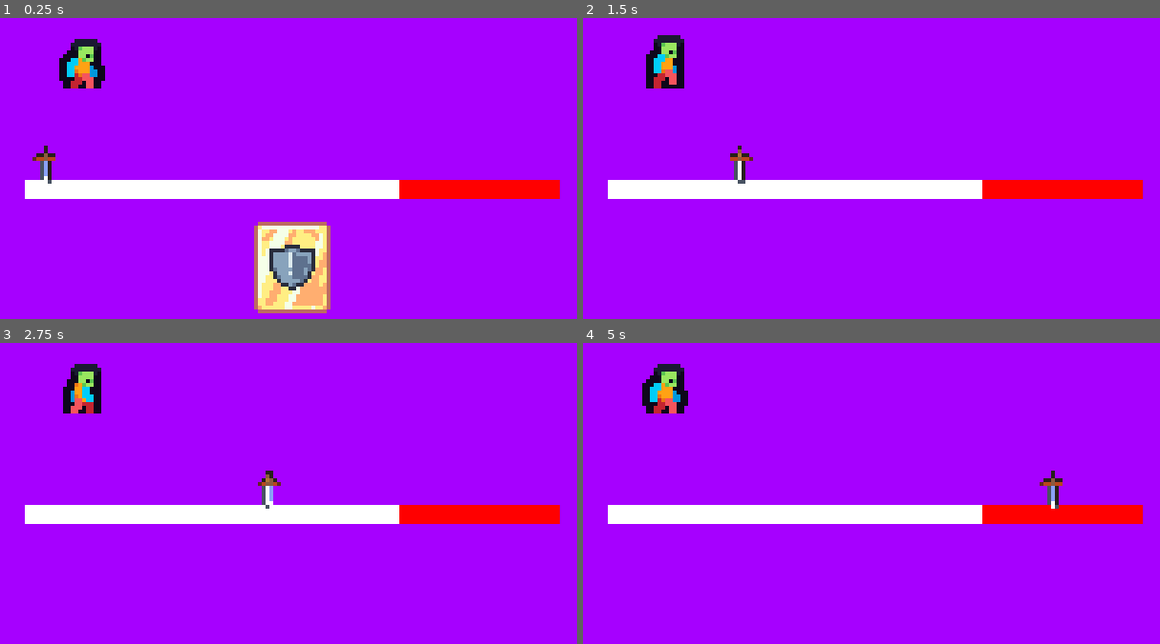
Above: before the commit, frames 1-4 (two rows, left to right).
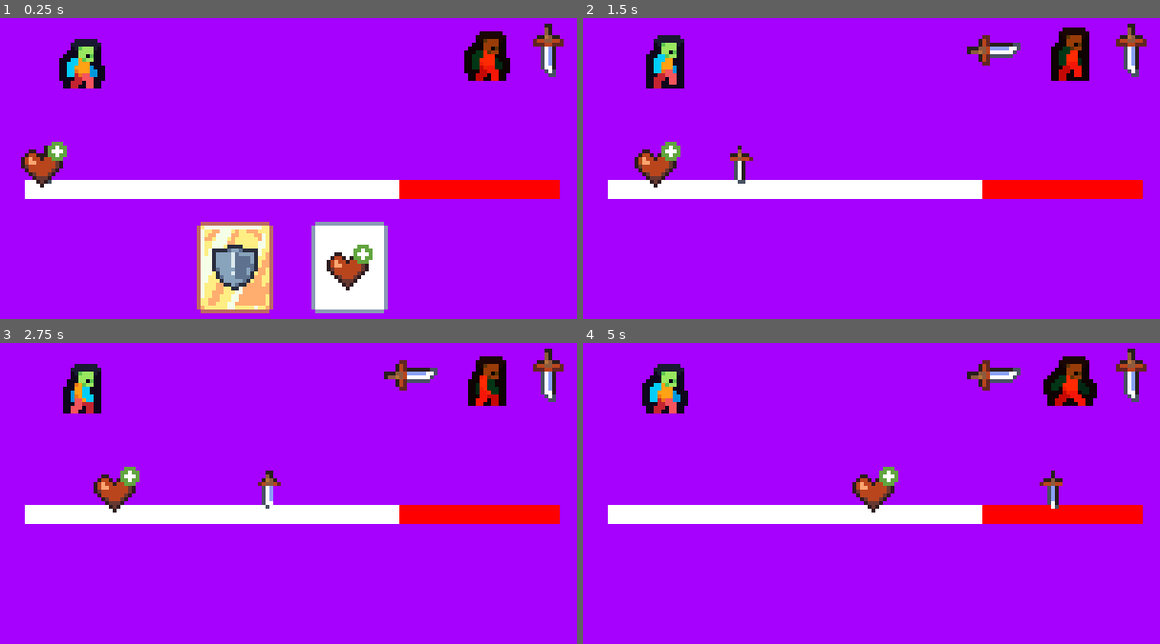
Above: after the commit, the same moments.

Repository: JohnathanRH/GBJAM
Game: Godot game, scene res://screens/main_game.tscn
Same seed, same stepped clock (60 frames per second), same inputs: the game is played once before the commit and once after it.
Inputs:
- Up to frame 1 (0.25 s): no input
- Up to frame 2 (1.5 s): tap Enter (A) at 0.5, 1.35 s; hold D (pad_right) 0.53-1.28 s; hold Enter (A) 0.53-1.28 s; hold S (pad_down) from 1.28 s (still down)
- Up to frame 3 (2.75 s): release S (pad_down) at 2.03 s; hold D (pad_right) from 2.03 s (still down); hold Enter (A) from 2.03 s (still down)
- Up to frame 4 (5 s): release D (pad_right) at 2.78 s; release Enter (A) at 2.78 s; hold W (pad_up) 2.78-3.53 s; tap Enter (A) at 2.85, 4.35 s; hold Enter (A) 3.53-4.28 s; hold A (pad_left) from 3.53 s (still down)

The runs differ from the first frame. In frame 1, 12% of the frame differs, in the area x 3-98%, y 1-99%; in frame 2, 2.7%; in frame 3, 2.6%; in frame 4, 2.9%.

Commit message:
Gauge rewind & Steady aim
Gauge can now be rewind

Diff:
--- a/wild-west/common/classes/entities.gd
+++ b/wild-west/common/classes/entities.gd
@@ -13,13 +13,14 @@
 var gauge_filled: float = 0.0
 var under_influence: Dictionary[String, LingeringBullet]
 var vulnerable: bool = false
+var tweener: GaugeTween
 
 signal set_fill_speed(scale)
 signal damage_received
 signal dead(entity: Entity)
 
 func _init() -> void:
-	var tweener: GaugeTween = GaugeTween.new()
+	tweener = GaugeTween.new()
 	add_child(tweener)
 	add_to_group("entities")
 
@@ -55,3 +56,9 @@
 	if hp <= 0:
 		dead.emit(self)
 		death()
+
+func rewind_gauge(gauge_value: float)  -> void:
+	tweener.rewind_gauge(gauge_value)
+
+func reset_gauge() -> void:
+	tweener.reset_gauge()
--- a/wild-west/common/gauge_fill/gauge_tween.gd
+++ b/wild-west/common/gauge_fill/gauge_tween.gd
@@ -12,11 +12,20 @@
 func fill_gauge() -> void:
 	var max_gauge: float = entity.max_gauge
 	var duration: float = entity.entity_resource.gauge_duration
-	gauge_tween = create_tween()
-	gauge_tween.finished.connect(reset_gauge)
-	gauge_tween.finished.connect(entity.fire_bullet)
-	gauge_tween.tween_property(entity, "gauge_filled", max_gauge, duration)
-	gauge_tween.set_trans(Tween.TRANS_LINEAR)
+
+	gauge_tween = create_gauge_tweener(duration)
+	gauge_tween.play()
+
+func rewind_gauge(value: float) -> void:
+	var duration: float = entity.entity_resource.gauge_duration
+	var remaining_time: float = duration - gauge_tween.get_total_elapsed_time()
+	if entity is Enemy:
+		print(remaining_time)
+	if gauge_tween:
+		gauge_tween.kill()
+
+	entity.gauge_filled = value
+	gauge_tween = create_gauge_tweener(remaining_time)
 	gauge_tween.play()
 
 func reset_gauge() -> void:
@@ -28,3 +37,12 @@
 func set_fill_speed(scale: float):
 	if gauge_tween.is_valid():
 		gauge_tween.set_speed_scale(scale)
+
+func create_gauge_tweener(duration: float) -> Tween:
+	var max_gauge = entity.max_gauge
+	var tween = create_tween()
+	tween.finished.connect(reset_gauge)
+	tween.finished.connect(entity.fire_bullet)
+	tween.tween_property(entity, "gauge_filled", max_gauge, duration)
+	tween.set_trans(Tween.TRANS_LINEAR)
+	return tween
--- a/wild-west/entities/enemy/test_yeehaw.tres
+++ b/wild-west/entities/enemy/test_yeehaw.tres
@@ -7,8 +7,7 @@
 [resource]
 script = ExtResource("1_7hicu")
 intents = Array[PackedScene]([ExtResource("2_3egju")])
-hp = 10.0
-gauge_duration = 4.75
+gauge_duration = 7.0
 safe_segment = 0.7
 gauge_icon = ExtResource("1_tih4o")
 metadata/_custom_type_script = "uid://dh7bfboklvbvo"
--- a/wild-west/entities/player/default.tres
+++ b/wild-west/entities/player/default.tres
@@ -1,12 +1,13 @@
 [gd_resource type="Resource" script_class="PlayerResource" format=3 uid="uid://bp4b74uqyp4qa"]
 
 [ext_resource type="PackedScene" uid="uid://cuaul7vq5wh00" path="res://props/bullets/desperado/desperado_regular.tscn" id="1_f25xh"]
+[ext_resource type="PackedScene" uid="uid://on5tcm7rsbvl" path="res://props/bullets/steady_aim/steady_aim_regular.tscn" id="2_g2swm"]
 [ext_resource type="Texture2D" uid="uid://c4nquys7l0ukl" path="res://assets/TESTONLY/symbol_slash.png" id="4_c11tb"]
 [ext_resource type="Script" uid="uid://ccpfjmgwt8haq" path="res://common/resources/player_resource.gd" id="5_pss8w"]
 
 [resource]
 script = ExtResource("5_pss8w")
-bullets = Array[PackedScene]([ExtResource("1_f25xh")])
+bullets = Array[PackedScene]([ExtResource("1_f25xh"), ExtResource("2_g2swm")])
 gauge_duration = 6.0
 safe_segment = 0.7
 gauge_icon = ExtResource("4_c11tb")
--- a/wild-west/props/bullets/damage_bullet/22lr.tres
+++ b/wild-west/props/bullets/damage_bullet/22lr.tres
@@ -1,6 +1,6 @@
 [gd_resource type="Resource" script_class="DamageBullet" format=3 uid="uid://dulgcwk5ykdbo"]
 
-[ext_resource type="PackedScene" uid="uid://dn326kr01lrv2" path="res://props/bullets/slow_gauge/slow_gauge_scene.tscn" id="1_4a432"]
+[ext_resource type="PackedScene" uid="uid://dn326kr01lrv2" path="res://props/status_effects/slow_gauge/slow_gauge_scene.tscn" id="1_4a432"]
 [ext_resource type="Script" uid="uid://11p4xq0oh645" path="res://props/bullets/damage_bullet/damage_bullet.gd" id="1_isspl"]
 [ext_resource type="Texture2D" uid="uid://cjcl2srddwsmg" path="res://assets/TESTONLY/symbol_heal.png" id="2_vkpnl"]
 
--- a/wild-west/props/bullets/damage_bullet/45magnum.tres
+++ b/wild-west/props/bullets/damage_bullet/45magnum.tres
@@ -2,7 +2,7 @@
 
 [ext_resource type="Texture2D" uid="uid://ddn28wfqkanms" path="res://assets/TESTONLY/symbol_shield.png" id="1_kq41l"]
 [ext_resource type="Script" uid="uid://11p4xq0oh645" path="res://props/bullets/damage_bullet/damage_bullet.gd" id="1_qcfd5"]
-[ext_resource type="PackedScene" uid="uid://dn326kr01lrv2" path="res://props/bullets/slow_gauge/slow_gauge_scene.tscn" id="1_yvqgk"]
+[ext_resource type="PackedScene" uid="uid://dn326kr01lrv2" path="res://props/status_effects/slow_gauge/slow_gauge_scene.tscn" id="1_yvqgk"]
 
 [resource]
 script = ExtResource("1_qcfd5")
--- a/wild-west/props/bullets/damage_bullet/9mm.tres
+++ b/wild-west/props/bullets/damage_bullet/9mm.tres
@@ -1,7 +1,7 @@
 [gd_resource type="Resource" script_class="DamageBullet" format=3 uid="uid://cvjc7kff05eej"]
 
 [ext_resource type="Script" uid="uid://11p4xq0oh645" path="res://props/bullets/damage_bullet/damage_bullet.gd" id="1_8nt1r"]
-[ext_resource type="PackedScene" uid="uid://dn326kr01lrv2" path="res://props/bullets/slow_gauge/slow_gauge_scene.tscn" id="1_hxxse"]
+[ext_resource type="PackedScene" uid="uid://dn326kr01lrv2" path="res://props/status_effects/slow_gauge/slow_gauge_scene.tscn" id="1_hxxse"]
 [ext_resource type="Texture2D" uid="uid://c4nquys7l0ukl" path="res://assets/TESTONLY/symbol_slash.png" id="1_s31s8"]
 
 [resource]
--- a/wild-west/props/bullets/desperado/desperado_bullet.gd
+++ b/wild-west/props/bullets/desperado/desperado_bullet.gd
@@ -13,5 +13,4 @@
 	at.receive_damage(clean_damage)
 
 func manual_fire(at: Entity) -> void:
-	print("Healing player")
 	player.hp += heal
--- /dev/null
+++ b/wild-west/props/bullets/steady_aim/steady_aim.gd
@@ -0,0 +1,20 @@
+extends Bullet
+class_name SteadyAim
+
+@export var damage: float = 2
+@export var slow_scale: float = 0.001
+
+var slow_effect = preload("res://props/status_effects/slow_gauge/slow_gauge_scene.tscn")
+
+func fire(at: Entity) -> void:
+	at.receive_damage(damage)
+
+func manual_fire(at: Entity) -> void:
+	if at.vulnerable:
+		at.reset_gauge()
+	else:
+		at.rewind_gauge(at.gauge_filled - (at.gauge_filled * 0.3))
+	var slow: StatusEffect = slow_effect.instantiate()
+	slow.potency = 0.3
+	slow.add_duration(2.0)
+	at.add_child(slow)
--- /dev/null
+++ b/wild-west/props/bullets/steady_aim/steady_aim_regular.tscn
@@ -0,0 +1,9 @@
+[gd_scene format=3 uid="uid://on5tcm7rsbvl"]
+
+[ext_resource type="Script" uid="uid://y3bqn4o3udey" path="res://props/bullets/steady_aim/steady_aim.gd" id="1_j6suk"]
+[ext_resource type="Texture2D" uid="uid://cjcl2srddwsmg" path="res://assets/TESTONLY/symbol_heal.png" id="2_atybc"]
+
+[node name="SteadyAimRegular" type="Node" unique_id=493266533]
+script = ExtResource("1_j6suk")
+icon = ExtResource("2_atybc")
+metadata/_custom_type_script = "uid://y3bqn4o3udey"
--- a/wild-west/props/bullets/slow_gauge/slow_gauge_scene.tscn
+++ b/wild-west/props/status_effects/slow_gauge/slow_gauge_scene.tscn
@@ -1,6 +1,6 @@
 [gd_scene format=3 uid="uid://dn326kr01lrv2"]
 
-[ext_resource type="Script" uid="uid://drw6cl7bna8uj" path="res://props/bullets/slow_gauge/slow_gauge_scene.gd" id="1_6h5n1"]
+[ext_resource type="Script" uid="uid://drw6cl7bna8uj" path="res://props/status_effects/slow_gauge/slow_gauge_scene.gd" id="1_6h5n1"]
 
 [node name="SlowGaugeScene" type="Node" unique_id=2071422128]
 script = ExtResource("1_6h5n1")
--- a/wild-west/screens/main_game.tscn
+++ b/wild-west/screens/main_game.tscn
@@ -2,6 +2,8 @@
 
 [ext_resource type="PackedScene" uid="uid://d38lxq2d0n56j" path="res://entities/player/player.tscn" id="1_hs5nc"]
 [ext_resource type="PackedScene" uid="uid://dl5grlf6nqrtr" path="res://common/gauge_bar/gauge_bar.tscn" id="2_hs5nc"]
+[ext_resource type="PackedScene" uid="uid://dnmrl758eac4u" path="res://entities/enemy/enemy.tscn" id="2_phyky"]
+[ext_resource type="Resource" uid="uid://v5wm3ypwcgt" path="res://entities/enemy/test_yeehaw.tres" id="5_f56do"]
 [ext_resource type="PackedScene" uid="uid://cqqof33xxdhtc" path="res://props/bullet_container/bullets_container.tscn" id="7_bq5v2"]
 
 [sub_resource type="PlaceholderTexture2D" id="PlaceholderTexture2D_s1fef"]
@@ -29,3 +31,7 @@
 offset_bottom = 136.0
 theme_override_constants/separation = 10
 alignment = 1
+
+[node name="Enemy" parent="." unique_id=465984190 instance=ExtResource("2_phyky")]
+position = Vector2(133, 67)
+entity_resource = ExtResource("5_f56do")
Not shown, added: wild-west/props/bullets/steady_aim/steady_aim.gd.uid
Renamed: wild-west/props/bullets/slow_gauge/slow_gauge_scene.gd -> wild-west/props/status_effects/slow_gauge/slow_gauge_scene.gd
Renamed: wild-west/props/bullets/slow_gauge/slow_gauge_scene.gd.uid -> wild-west/props/status_effects/slow_gauge/slow_gauge_scene.gd.uid
